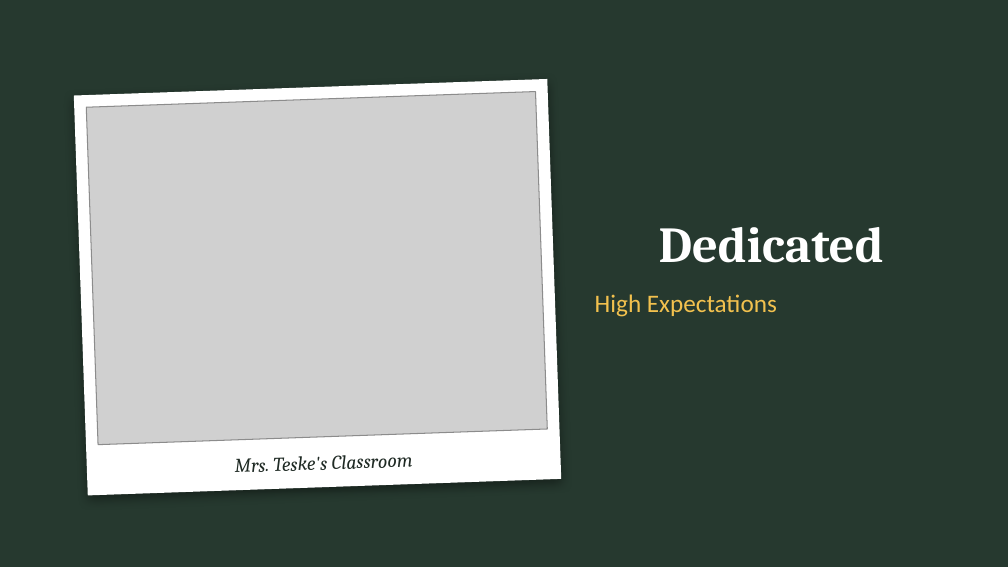
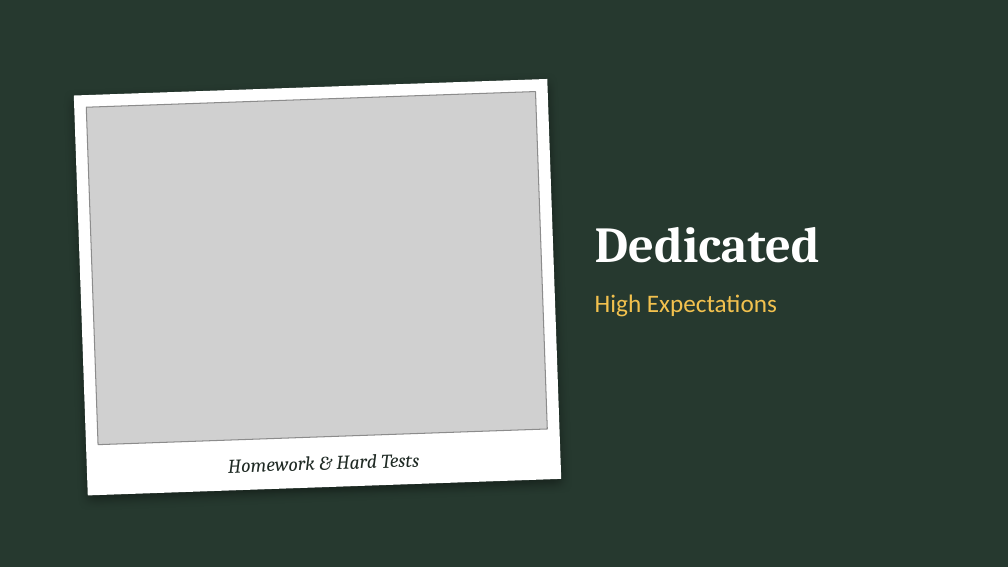
Before and after one commit to orangejack9christian/Claude-etc, a slide deck: slide 4 of tribute-speech/Tribute_Speech_Mrs_Teske.pptx. Drawn at 1008x567 pixels with LibreOffice and Linux fonts; fonts in the diff are those of the drawing; grey boxes stand for pictures. Boxes give left, top, right and bottom in pixels: in the first picture for what was removed or moved away, otherwise in the second. Text is boxed around its words. In the diff, an @@ line names an element or a change of style, - is before the commit and + after.

```diff
--- a/tribute-speech/Tribute_Speech_Mrs_Teske.pptx
+++ b/tribute-speech/Tribute_Speech_Mrs_Teske.pptx
@@ title "Dedicated" at [595, 227, 820, 263]: alignment centre to left @@
@@ text at [228, 454, 420, 473]: text changed @@
-Mrs. Teske's Classroom
+Homework & Hard Tests
```
Also in this commit, not shown: 5 other slides changed, 2 other files.
